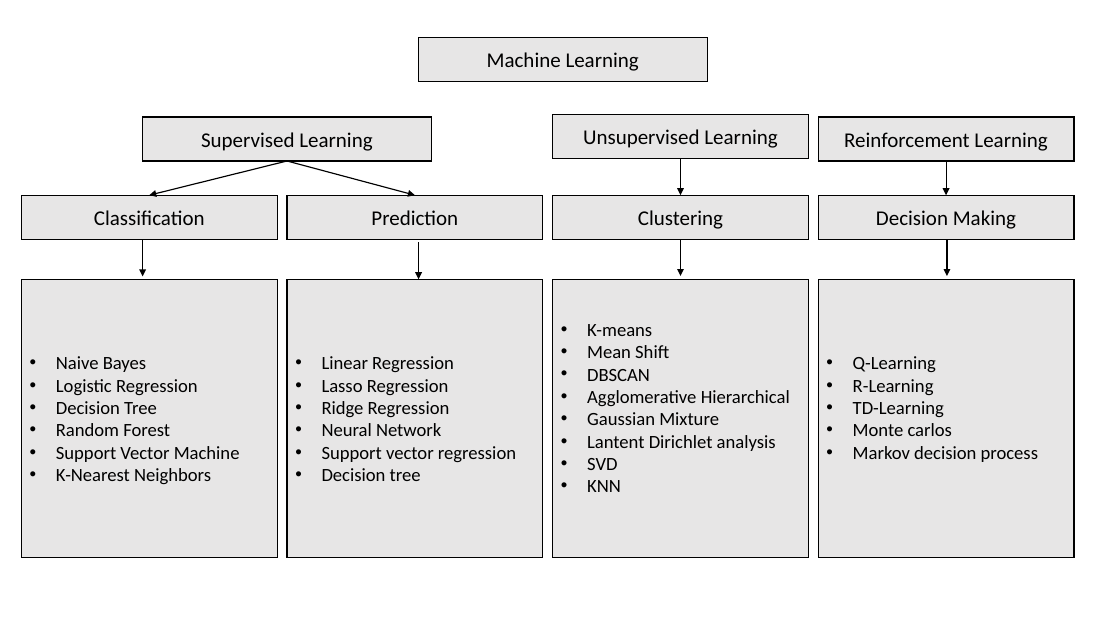
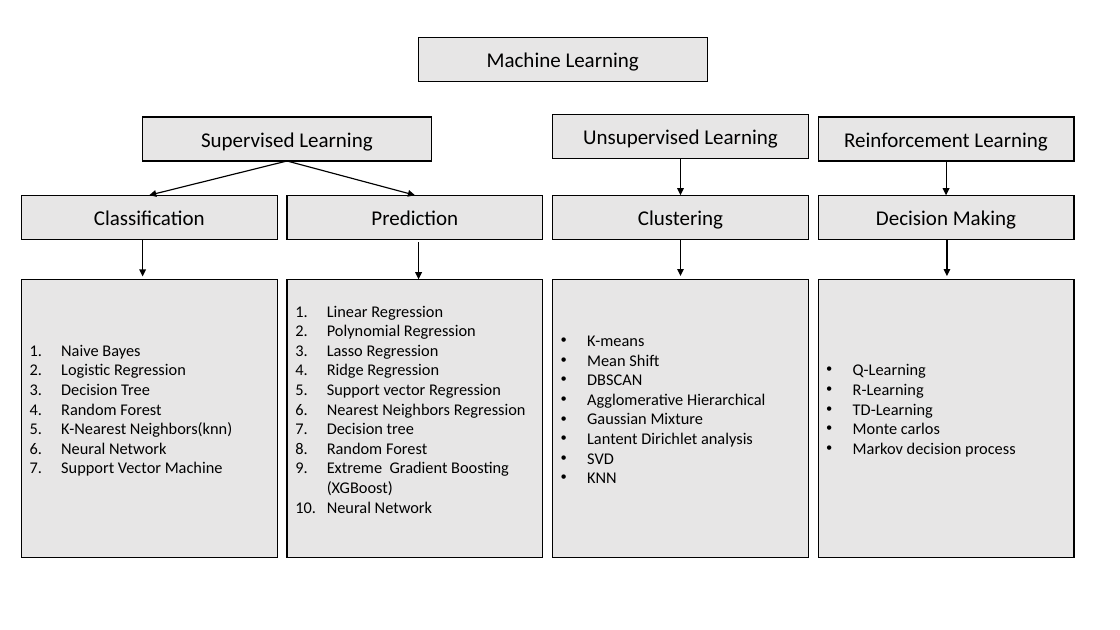
Before and after one commit to jonavicius-marcio/data_science, a slide deck: slide 8 of type model.pptx. Drawn at 1120x630 pixels with LibreOffice and Linux fonts; fonts in the diff are those of the drawing. Boxes give left, top, right and bottom in pixels: in the first picture for what was removed or moved away, otherwise in the second. Text is boxed around its words. In the diff, an @@ line names an element or a change of style, - is before the commit and + after.

```diff
--- a/type model.pptx
+++ b/type model.pptx
@@ rectangle "K-means" at (553,279,809,557): size 16 to 14 pt @@
@@ rectangle "Q-Learning" at (818,279,1075,557): size 16 to 14 pt @@
@@ text in rectangle at (327,324,476,339): paragraph added @@
+2. Polynomial Regression
@@ text in rectangle at (327,306,443,513): size 16 to 14 pt in "Linear Regression", "Lasso Regression", "Ridge Regression", "Neural Network"; bullet • to 1. @@
@@ text in rectangle at (61,345,223,476): size 16 to 14 pt in "Naive Bayes", "Logistic Regression", "Decision Tree", "Random Forest" and 1 more places; bullet • to 1. @@
@@ text in rectangle at (327,384,526,495): paragraphs added @@
+5. Support vector Regression
+6. Nearest Neighbors Regression
+7. Decision tree
+8. Random Forest
+9. Extreme Gradient Boosting (XGBoost)
@@ text in rectangle at (61,422,232,454): paragraphs added @@
+5. K-Nearest Neighbors(knn)
+6. Neural Network
@@ text in rectangle at (322,446,516,481): paragraphs removed @@
-• Support vector regression
-• Decision tree
@@ text in rectangle at (56,468,211,484): paragraph removed @@
-• K-Nearest Neighbors
```
Also in this commit, not shown: 1 other slide changed, 2 slides added, 28 other files.
